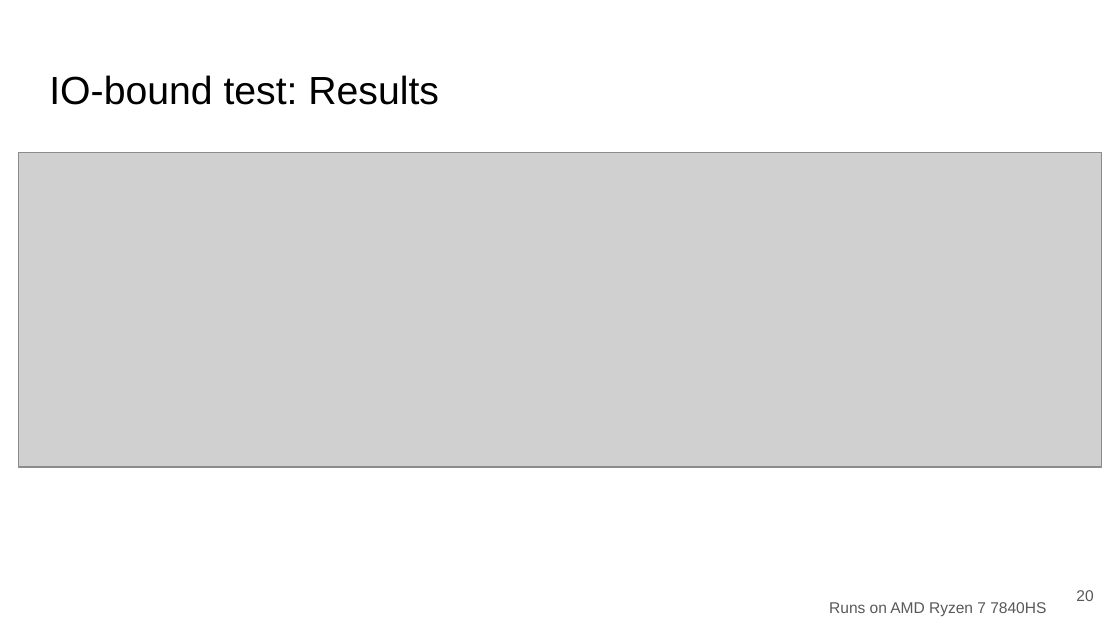
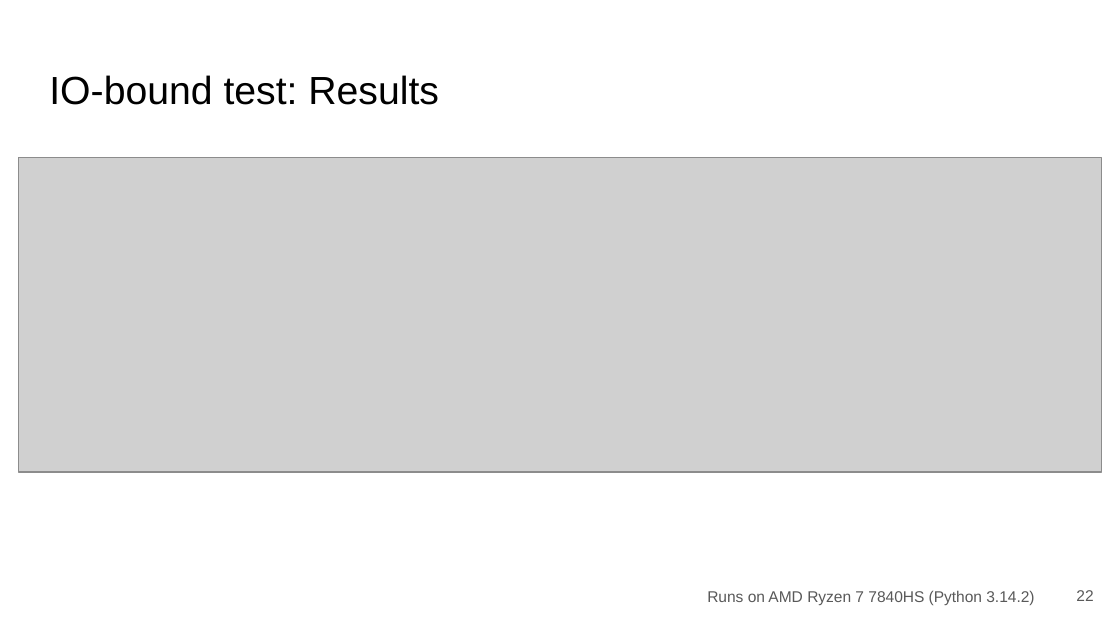
Before and after one commit to SSStas/mipt-python-course, a slide deck: slide 22 of subinterpreters_project/Subinterpreters.pptx (slide 20 before the commit). Drawn at 1120x630 pixels with LibreOffice and Linux fonts; fonts in the diff are those of the drawing; grey boxes stand for pictures. Boxes give left, top, right and bottom in pixels: in the first picture for what was removed or moved away, otherwise in the second. Text is boxed around its words. In the diff, an @@ line names an element or a change of style, - is before the commit and + after.

```diff
--- a/subinterpreters_project/Subinterpreters.pptx
+++ b/subinterpreters_project/Subinterpreters.pptx
@@ picture: place and size @@
-picture at (19,152,1102,467)
+picture at (19,158,1102,473)
@@ text at (707,590,1034,605): text changed @@
-Runs on AMD Ryzen 7 7840HS
+Runs on AMD Ryzen 7 7840HS (Python 3.14.2)
@@ page number at (1076,590,1093,601): text changed @@
-20
+22
```
Also in this commit, not shown: 18 other slides changed, 3 slides added, 1 slide removed, 7 other files.
